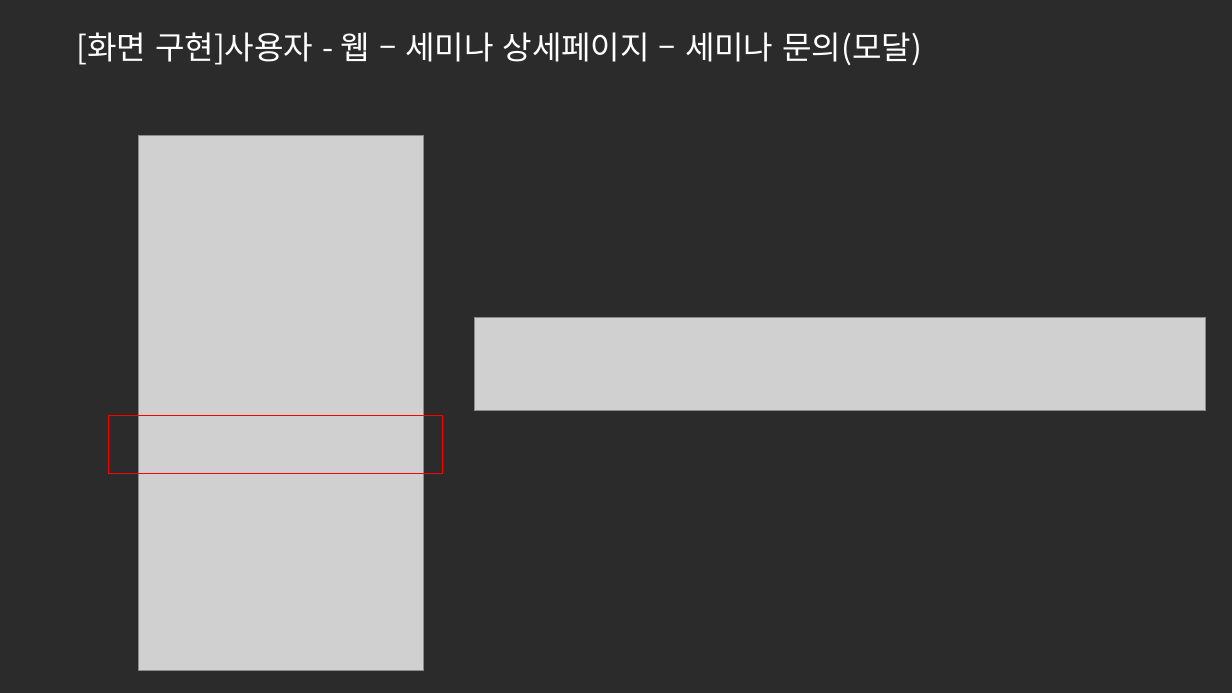
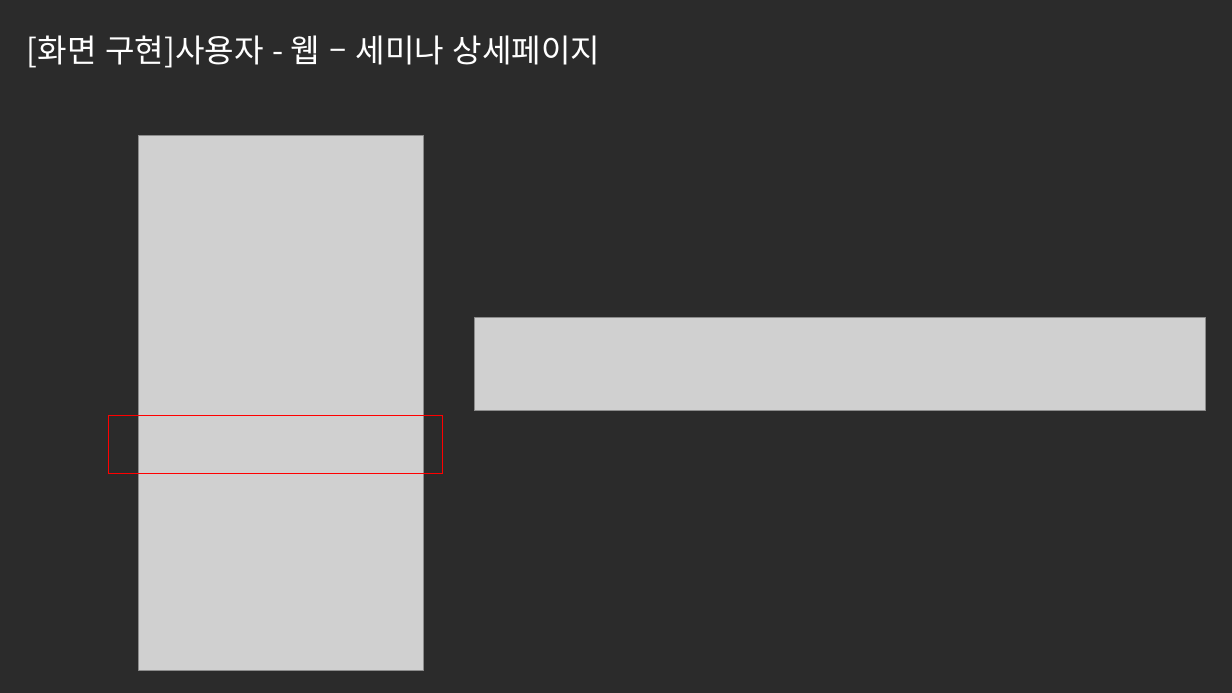
Before and after one commit to ezenteam2/e-Zone, a slide deck: slide 4 of 0 발표용 파워포인트/0501 5차발표/0501 project05 - 파워포인트 - 서희.pptx (slide 5 before the commit). Drawn at 1232x693 pixels with LibreOffice and Linux fonts; fonts in the diff are those of the drawing; grey boxes stand for pictures; background and template pictures are left out; a plain dark background stands for a picture behind light text. Boxes give left, top, right and bottom in pixels: in the first picture for what was removed or moved away, otherwise in the second. Text is boxed around its words. In the diff, an @@ line names an element or a change of style, - is before the commit and + after.

```diff
--- a/0 발표용 파워포인트/0501 5차발표/0501 project05 - 파워포인트 - 서희.pptx
+++ b/0 발표용 파워포인트/0501 5차발표/0501 project05 - 파워포인트 - 서희.pptx
@@ text at [27,35,600,68]: text changed @@
-[화면 구현]사용자 - 웹 – 세미나 상세페이지 – 세미나 문의(모달)
+[화면 구현]사용자 - 웹 – 세미나 상세페이지
```
Also in this commit, not shown: 1 other slide changed, 9 slides added.
